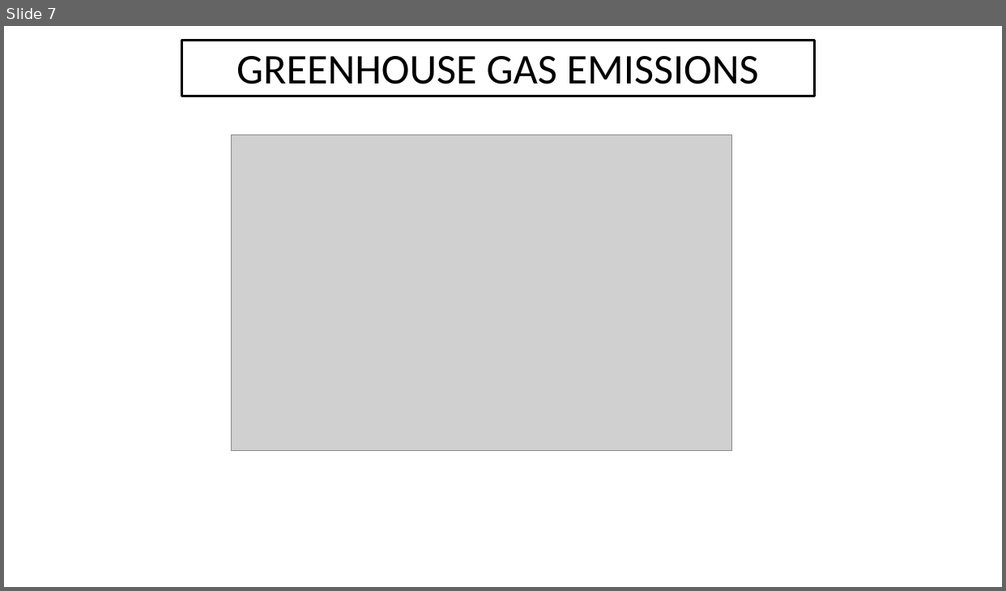
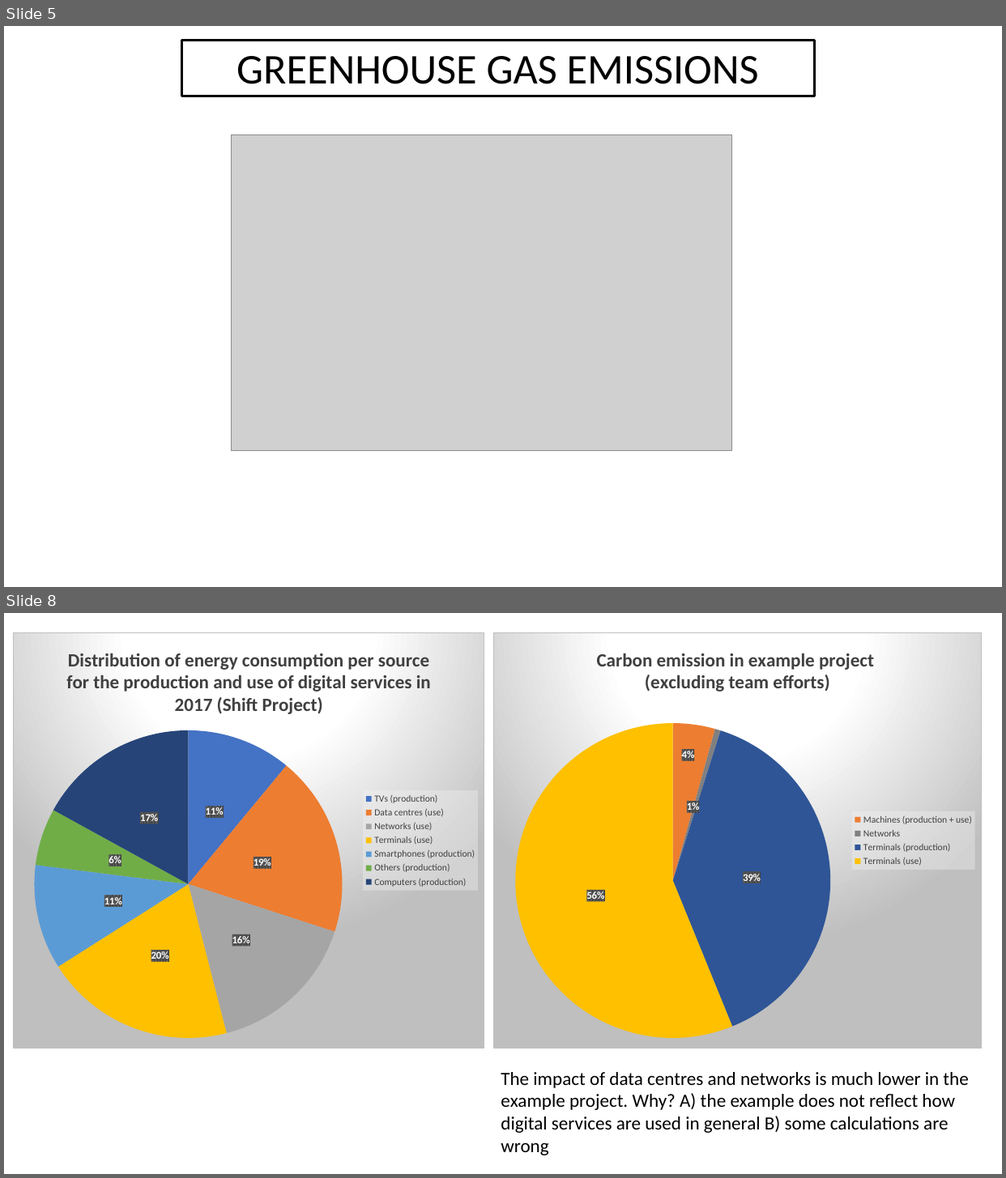
Before and after one commit to abeggchr/environmental-impact-estimator, a slide deck: talks/2023-11-23-zuehlke-architecture-day.pptx. Shown one above the other, each under a label of ours: slide 7 before the commit, slides 5 and 8 after it; the slides between them are not shown. The pictures are 1006x591 and 1006x1178 pixels, drawn with LibreOffice and Linux fonts; fonts in the diff are those of the drawing; grey boxes stand for pictures; background and template pictures are left out. Boxes give left, top, right and bottom in pixels: in the first picture for what was removed or moved away, otherwise in the second. Text is boxed around its words. In the diff, an @@ line names an element or a change of style, - is before the commit and + after.

```diff
--- a/talks/2023-11-23-zuehlke-architecture-day.pptx
+++ b/talks/2023-11-23-zuehlke-architecture-day.pptx
@@ slide 8 added at (x1=4, y1=613, x2=1002, y2=1174), background #FFFFFF @@
@@ pie chart added at (x1=13, y1=632, x2=484, y2=1050) @@
+title "Distribution of energy consumption per source for the production and use of digital services in 2017 (Shift Project) "
+categories: TVs (production), Data centres (use), Networks (use), Terminals (use), Smartphones (production), Others (production), Computers (production)
+Series 1: 11, 19, 16, 20, 11, 6, 17
@@ pie chart added at (x1=493, y1=632, x2=982, y2=1050) @@
+title "Carbon emission in example project (excluding team efforts) "
+categories: Machines (production + use), Networks , Terminals (production), Terminals (use)
+Series 1: 4, 1, 39, 56
@@ text added at (x1=501, y1=1072, x2=968, y2=1156), 18 pt, text #000000 @@
+The impact of data centres and networks is much lower in the
+example project. Why? A) the example does not reflect how
+digital services are used in general B) some calculations are
+wrong
@@ what was slide 7 is now slide 5 @@
```
Also in this commit, not shown: 3 slides changed, 5 other slides added, 1 other file.
